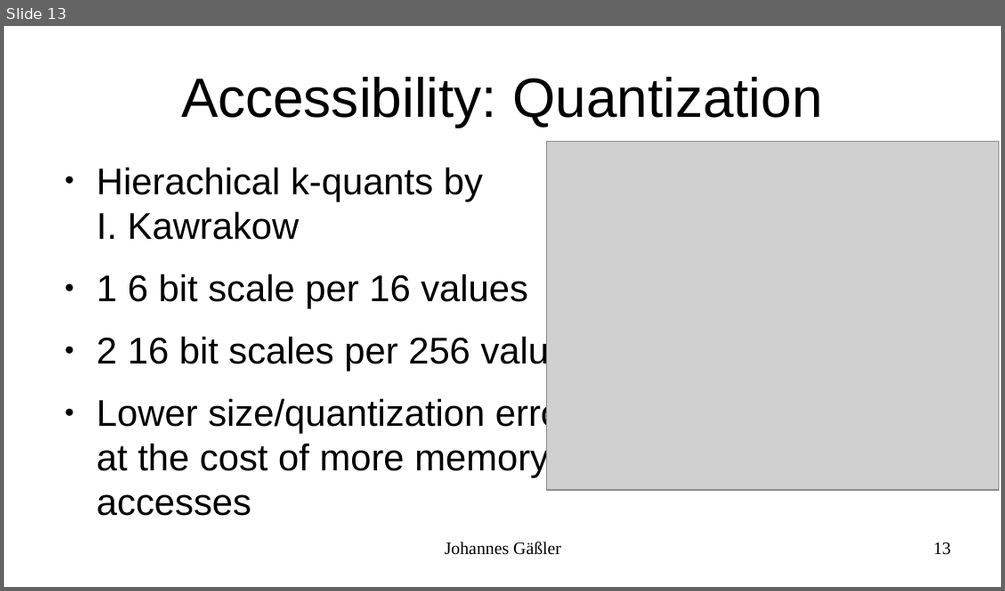
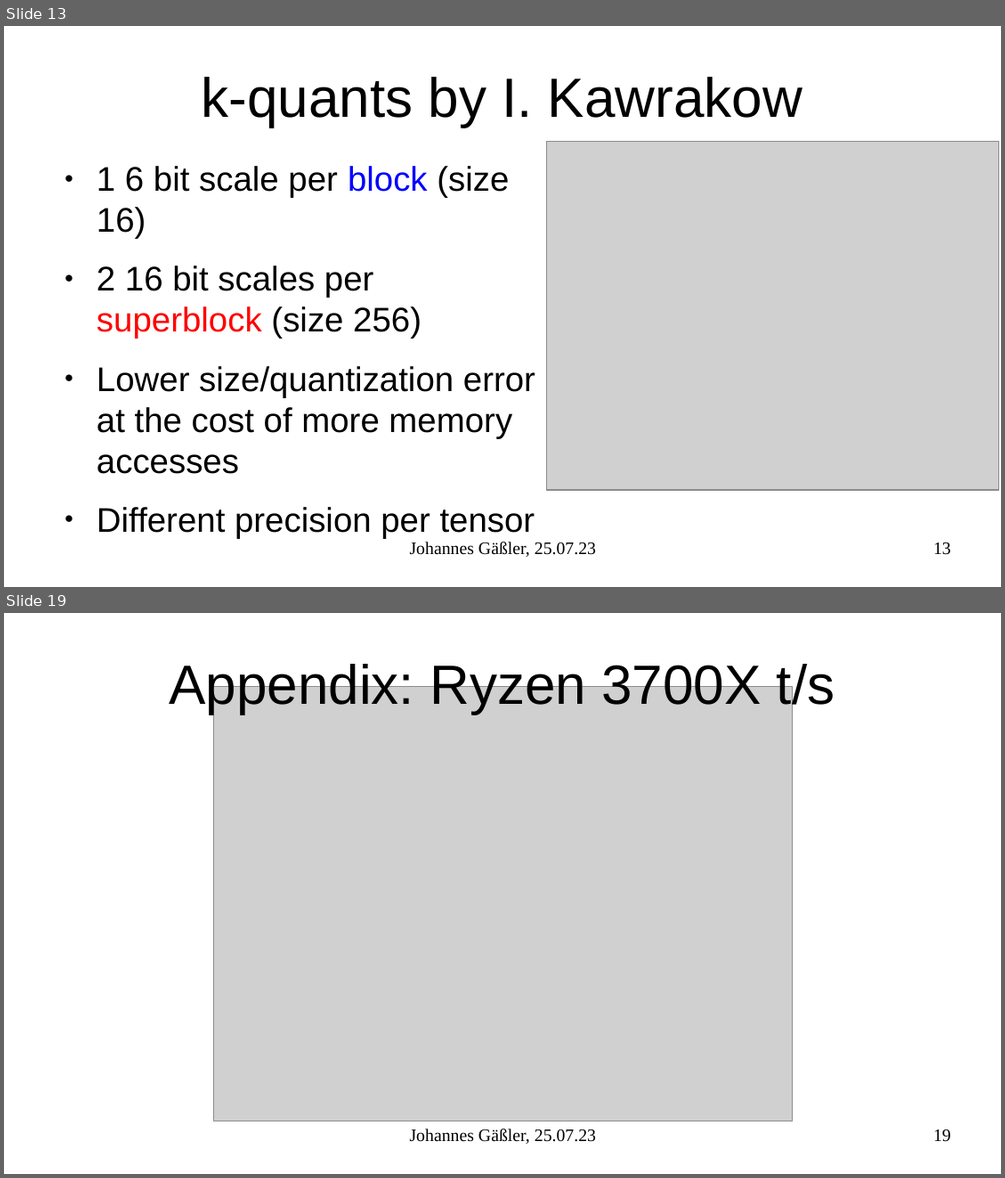
Before and after one commit to JohannesGaessler/presentations, a slide deck: 2023_07_25_llama.cpp_GPU_Acceleration/karlsruhe.ai.odp. Shown one above the other, each under a label of ours: slide 13 before the commit, slides 13 and 19 after it; the slides between them are not shown. The pictures are 1005x591 and 1005x1178 pixels, drawn with LibreOffice and Linux fonts; fonts in the diff are those of the drawing; grey boxes stand for pictures. Boxes give left, top, right and bottom in pixels: in the first picture for what was removed or moved away, otherwise in the second. Text is boxed around its words. In the diff, an @@ line names an element or a change of style, - is before the commit and + after.

```diff
--- a/2023_07_25_llama.cpp_GPU_Acceleration/karlsruhe.ai.odp
+++ b/2023_07_25_llama.cpp_GPU_Acceleration/karlsruhe.ai.odp
@@ slide 19 added at (4,613,1001,1174), background #FFFFFF @@
@@ title added at (169,659,834,714), 44 pt, text #000000 @@
+Appendix: Ryzen 3700X t/s
@@ picture added at (213,687,792,1121) @@
@@ text added at (410,1128,596,1143), 14 pt, text #000000 @@
+Johannes Gäßler, 25.07.23
@@ page number added at (933,1129,951,1142), 14 pt, text #000000 @@
+19
@@ slide 13 changed as well @@
@@ title at (201,77,802,127): text changed @@
-Accessibility: Quantization
+k-quants by I. Kawrakow
@@ text at (97,166,509,338): text changed; size 29.6 to 27.2 pt @@
-● Hierachical k-quants by
-  I. Kawrakow
-● 1 6 bit scale per 16 values
-● 2 16 bit scales per 256 values
+● 1 6 bit scale per block (size 16)
+● 2 16 bit scales per superblock (size 256)
@@ text at (97,366,535,474): size 29.6 to 27.2 pt in "Lower size/quantization error at the cost of ..." @@
@@ text at (97,507,535,539): paragraph added @@
+● Different precision per tensor
@@ text at (410,541,596,556): text changed @@
-Johannes Gäßler
+Johannes Gäßler, 25.07.23
```
Also in this commit, not shown: 15 other slides changed, 3 other slides added, 3 other files.
